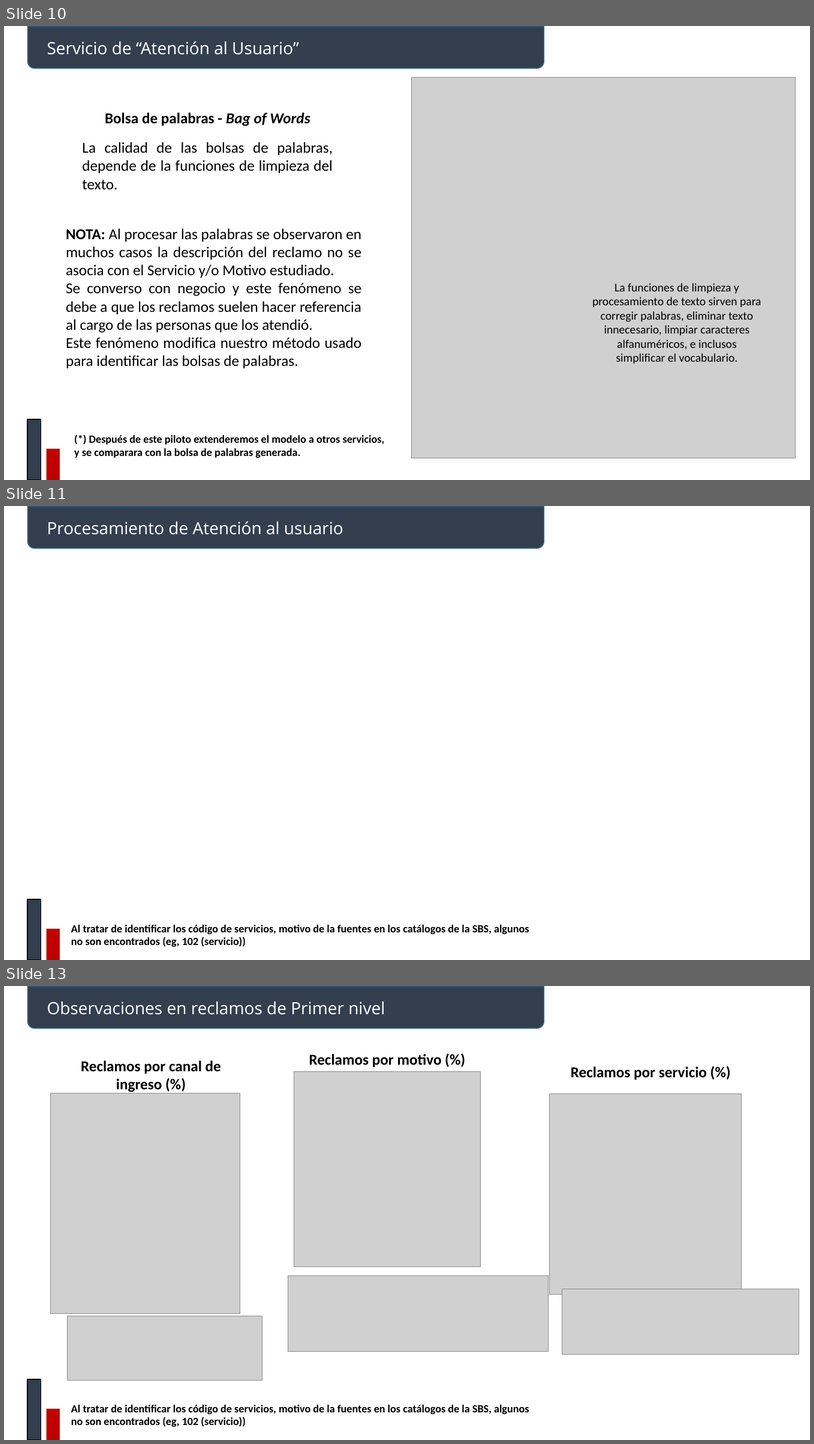
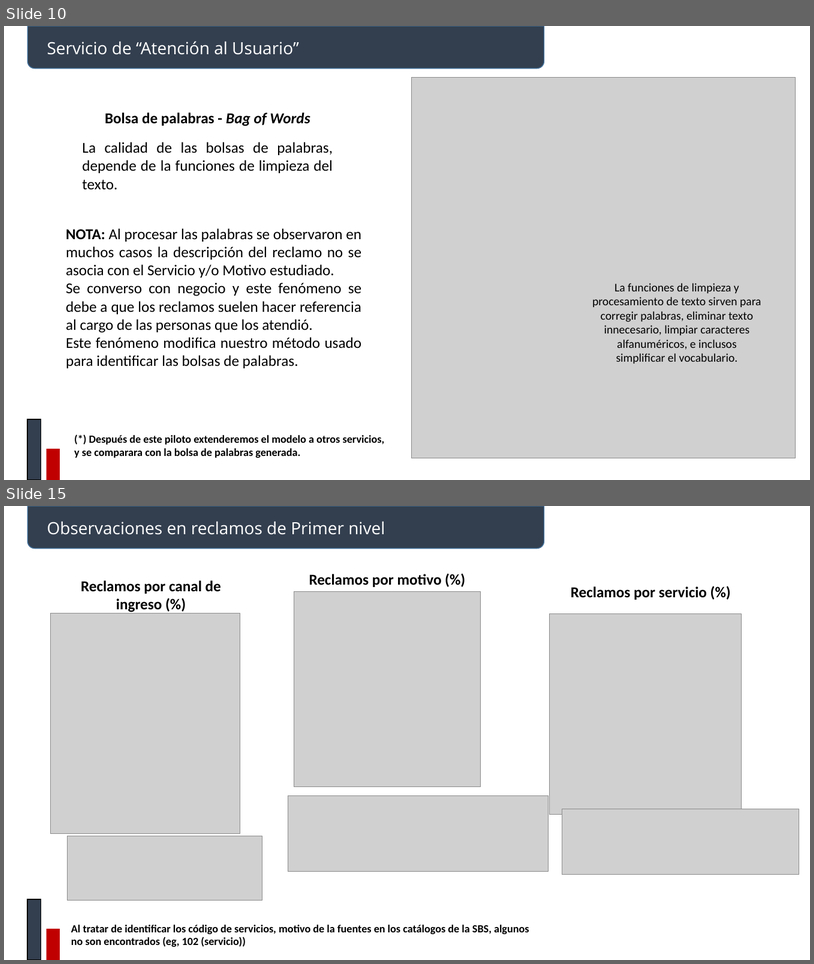
Before and after one commit to johnkbarrera/R2D2, a slide deck: BancoNacion/documentos/Reclamos.pptx. Shown one above the other, each under a label of ours: slides 10, 11 and 13 before the commit, slides 10 and 15 after it; the slides between them are not shown. The pictures are 814x1444 and 814x964 pixels, drawn with LibreOffice and Linux fonts; fonts in the diff are those of the drawing; grey boxes stand for pictures. Boxes give left, top, right and bottom in pixels: in the first picture for what was removed or moved away, otherwise in the second. Text is boxed around its words. In the diff, an @@ line names an element or a change of style, - is before the commit and + after.

```diff
--- a/BancoNacion/documentos/Reclamos.pptx
+++ b/BancoNacion/documentos/Reclamos.pptx
@@ slide 11 removed at [4,506,810,960], background #FFFFFF @@
@@ round same rect removed at [27,506,544,549] @@
@@ text removed at [47,521,344,535] @@
-Procesamiento de Atención al usuario
@@ rectangle removed at [27,899,41,960] @@
@@ rectangle removed at [47,928,60,960] @@
@@ text removed at [71,924,530,946] @@
-Al tratar de identificar los código de servicios, motivo de la fuentes en los catálogos de la SBS, algunos no son encontrados (eg, 102 (servicio))
@@ what was slide 13 is now slide 15 @@
```
Also in this commit, not shown: 3 slides added, 3 other files.
